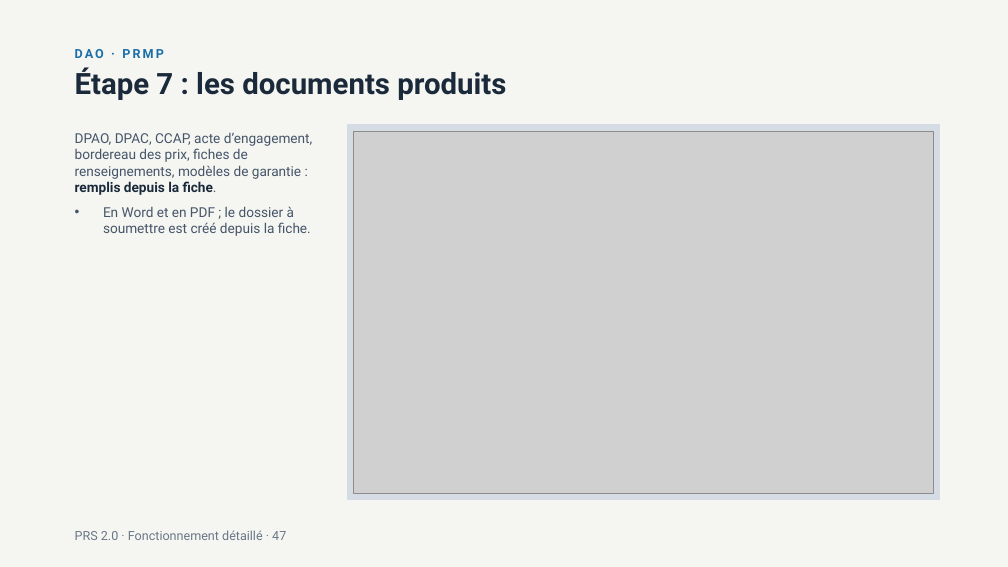
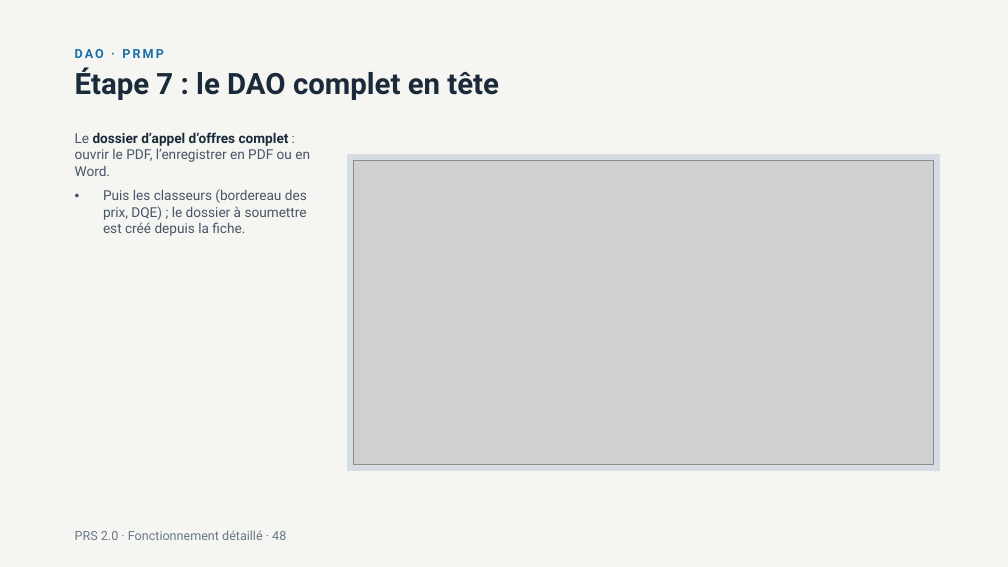
Before and after one commit to lralaitsilanihasy-create/PRS2.0-frontend, a slide deck: slide 48 of docs/documentation/PRS2-fonctionnement-detaille-2026-10-06.pptx (slide 47 before the commit). Drawn at 1008x567 pixels with LibreOffice and Linux fonts; fonts in the diff are those of the drawing; grey boxes stand for pictures. Boxes give left, top, right and bottom in pixels: in the first picture for what was removed or moved away, otherwise in the second. Text is boxed around its words. In the diff, an @@ line names an element or a change of style, - is before the commit and + after.

```diff
--- a/docs/documentation/PRS2-fonctionnement-detaille-2026-10-06.pptx
+++ b/docs/documentation/PRS2-fonctionnement-detaille-2026-10-06.pptx
@@ text at bbox=[75, 67, 499, 100]: text changed @@
-Étape 7 : les documents produits
+Étape 7 : le DAO complet en tête
@@ text at bbox=[75, 132, 310, 236]: text changed @@
-• DPAO, DPAC, CCAP, acte d’engagement, bordereau des prix, fiches de renseignements, modèles de garantie : remplis depuis la fiche.
-• En Word et en PDF ; le dossier à soumettre est créé depuis la fiche.
+• Le dossier d’appel d’offres complet : ouvrir le PDF, l’enregistrer en PDF ou en Word.
+• Puis les classeurs (bordereau des prix, DQE) ; le dossier à soumettre est créé depuis la fiche.
@@ rectangle: place and size @@
-rectangle at bbox=[348, 125, 940, 500]
+rectangle at bbox=[348, 154, 940, 470]
@@ picture: place and size @@
-picture at bbox=[354, 132, 934, 494]
+picture at bbox=[354, 161, 934, 464]
@@ text at bbox=[75, 530, 286, 540]: text changed @@
-PRS 2.0 · Fonctionnement détaillé · 47
+PRS 2.0 · Fonctionnement détaillé · 48
```
Also in this commit, not shown: 57 other slides changed, 5 slides added.
